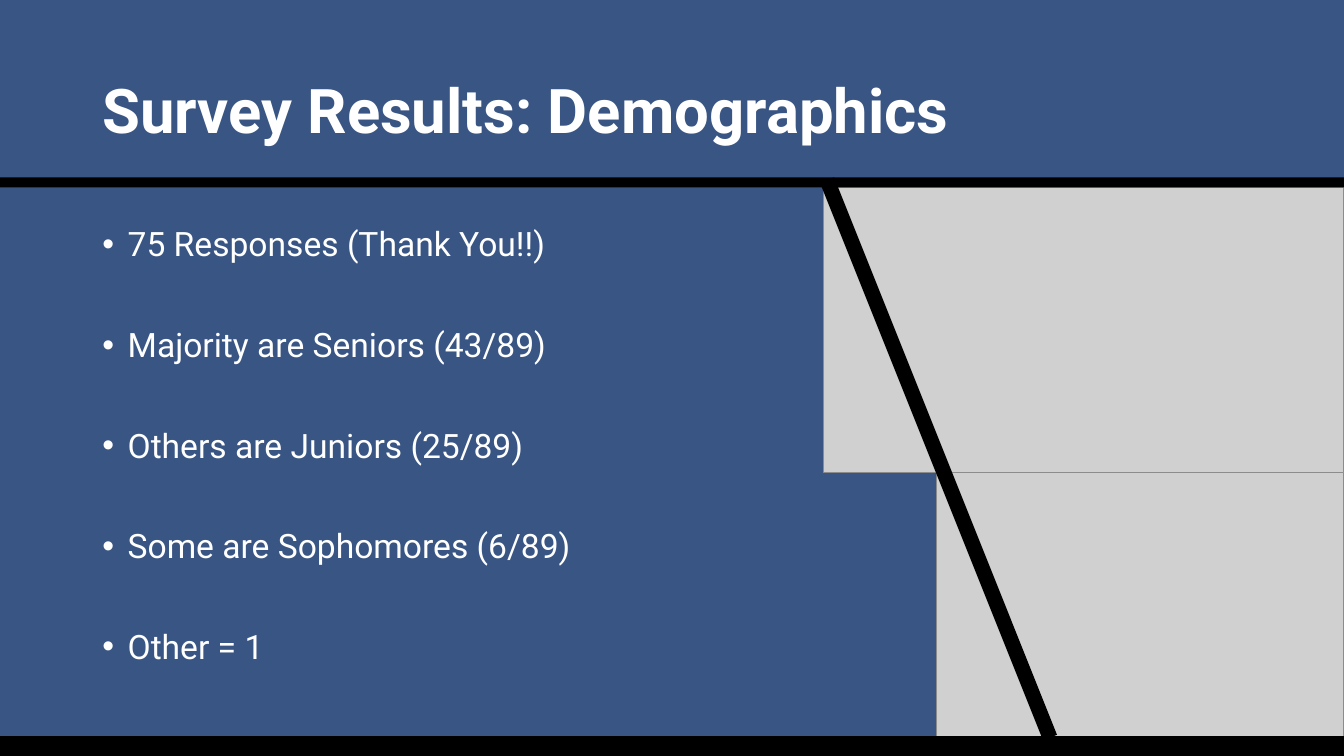
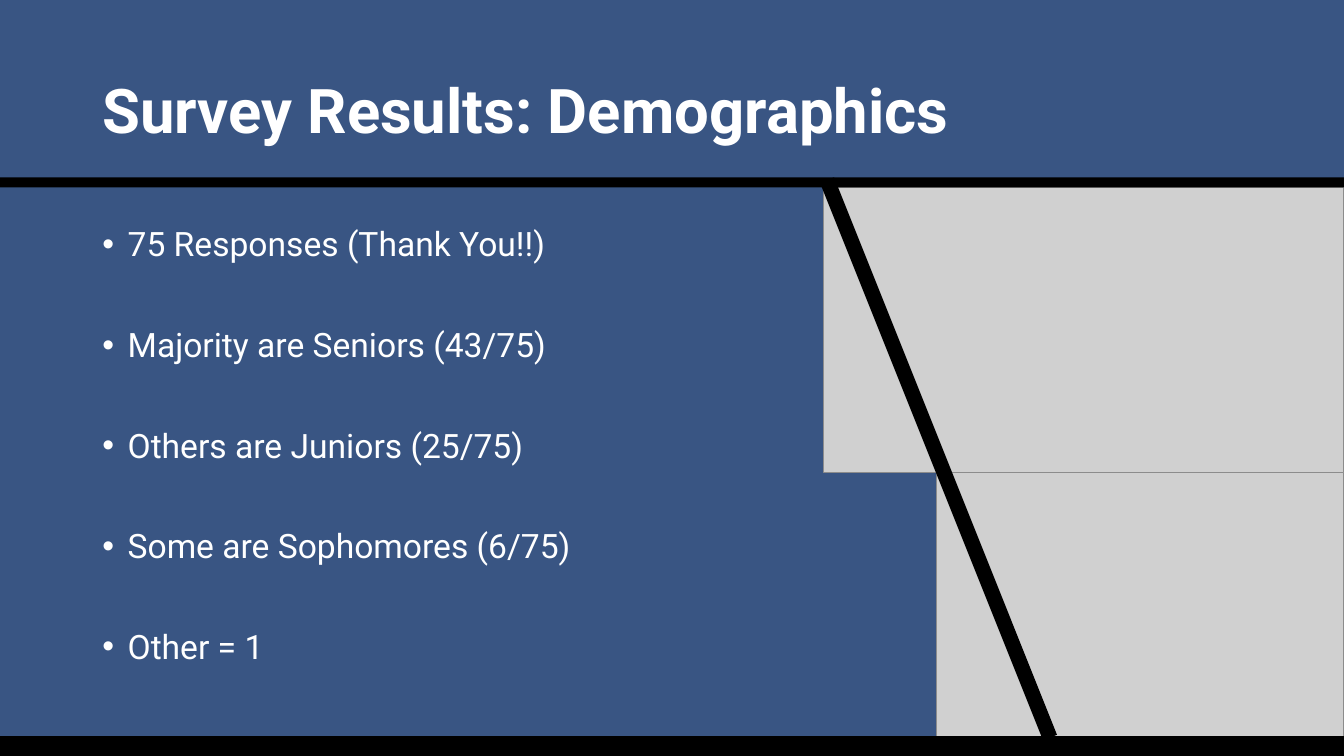
Before and after one commit to SuperMarioGiacomazzo/STOR538_WEBSITE, a slide deck: slide 3 of Slides/Sports Analytics 1/Sports_Analytics_1_Lecture.pptx. Drawn at 1344x756 pixels with LibreOffice and Linux fonts; fonts in the diff are those of the drawing; grey boxes stand for pictures. Boxes give left, top, right and bottom in pixels: in the first picture for what was removed or moved away, otherwise in the second. Text is boxed around its words. In the diff, an @@ line names an element or a change of style, - is before the commit and + after.

```diff
--- a/Slides/Sports Analytics 1/Sports_Analytics_1_Lecture.pptx
+++ b/Slides/Sports Analytics 1/Sports_Analytics_1_Lecture.pptx
@@ text at (x1=128, y1=330, x2=571, y2=566): text changed @@
-• Majority are Seniors (43/89)
-• Others are Juniors (25/89)
-• Some are Sophomores (6/89)
+• Majority are Seniors (43/75)
+• Others are Juniors (25/75)
+• Some are Sophomores (6/75)
```
Also in this commit, not shown: 1 other slide changed, 1 slide removed, 2 other files.
